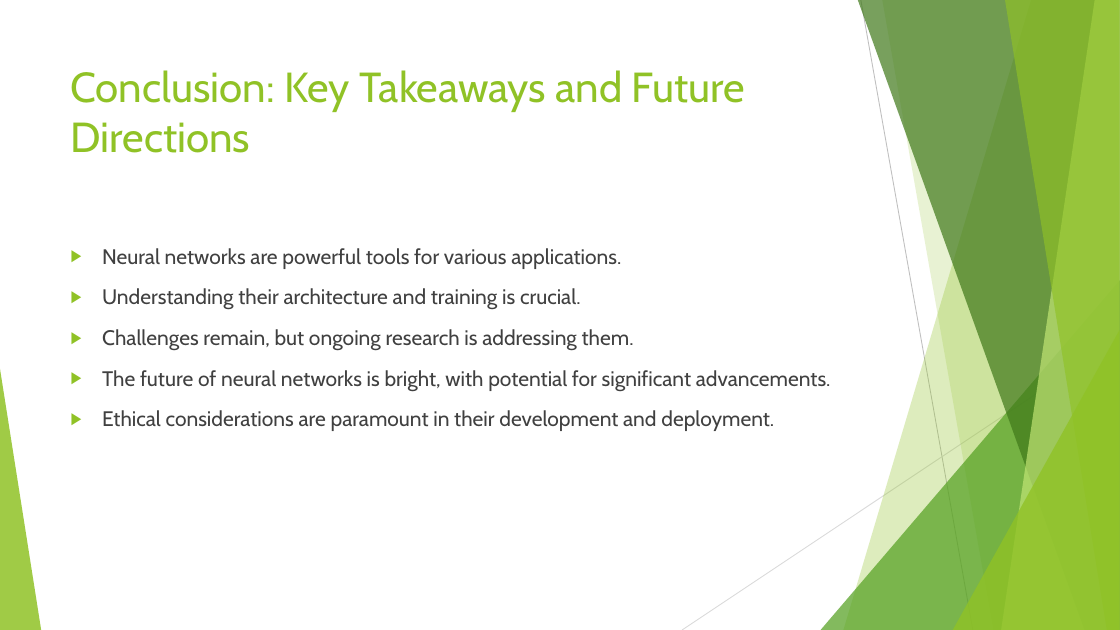
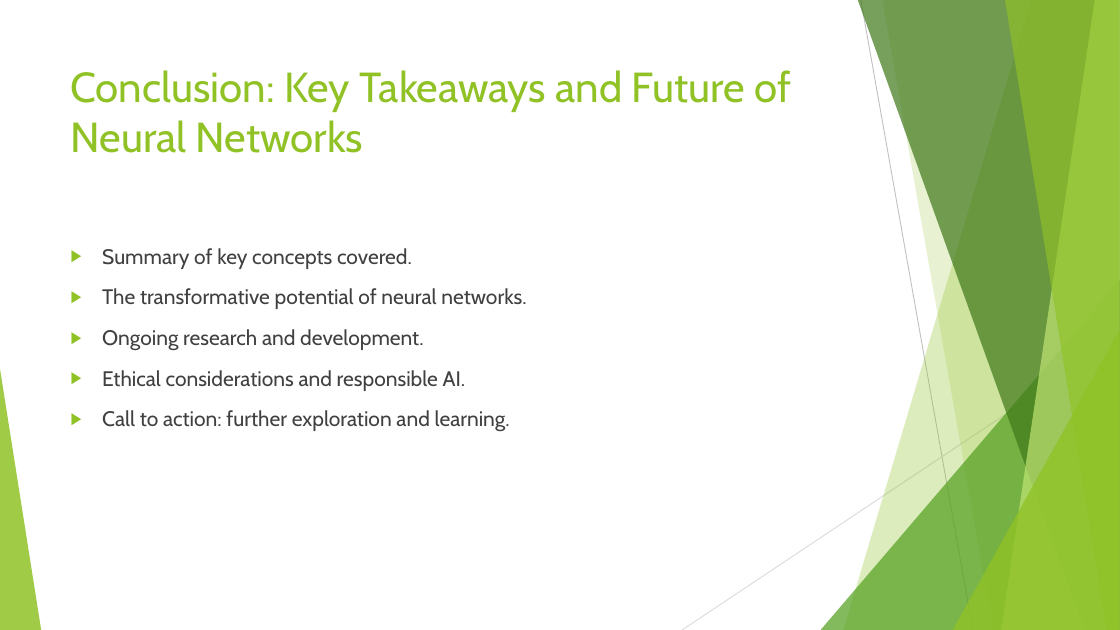
Before and after one commit to shubhamb025/Pdf_to_presentation_GenAI, a slide deck: slide 18 of output/topic_neural_networks.pptx. Drawn at 1120x630 pixels with LibreOffice and Linux fonts; fonts in the diff are those of the drawing. Boxes give left, top, right and bottom in pixels: in the first picture for what was removed or moved away, otherwise in the second. Text is boxed around its words. In the diff, an @@ line names an element or a change of style, - is before the commit and + after.

```diff
--- a/output/topic_neural_networks.pptx
+++ b/output/topic_neural_networks.pptx
@@ title at (71,70,791,153): text changed @@
-Conclusion: Key Takeaways and Future Directions
+Conclusion: Key Takeaways and Future of Neural Networks
@@ text at (102,248,526,431): text changed @@
-▶ Neural networks are powerful tools for various applications.
-▶ Understanding their architecture and training is crucial.
-▶ Challenges remain, but ongoing research is addressing them.
-▶ The future of neural networks is bright, with potential for significant advancements.
-▶ Ethical considerations are paramount in their development and deployment.
+▶ Summary of key concepts covered.
+▶ The transformative potential of neural networks.
+▶ Ongoing research and development.
+▶ Ethical considerations and responsible AI.
+▶ Call to action: further exploration and learning.
```
Also in this commit, not shown: 12 other slides changed, 1 slide added, 1 slide removed, 28 other files.
